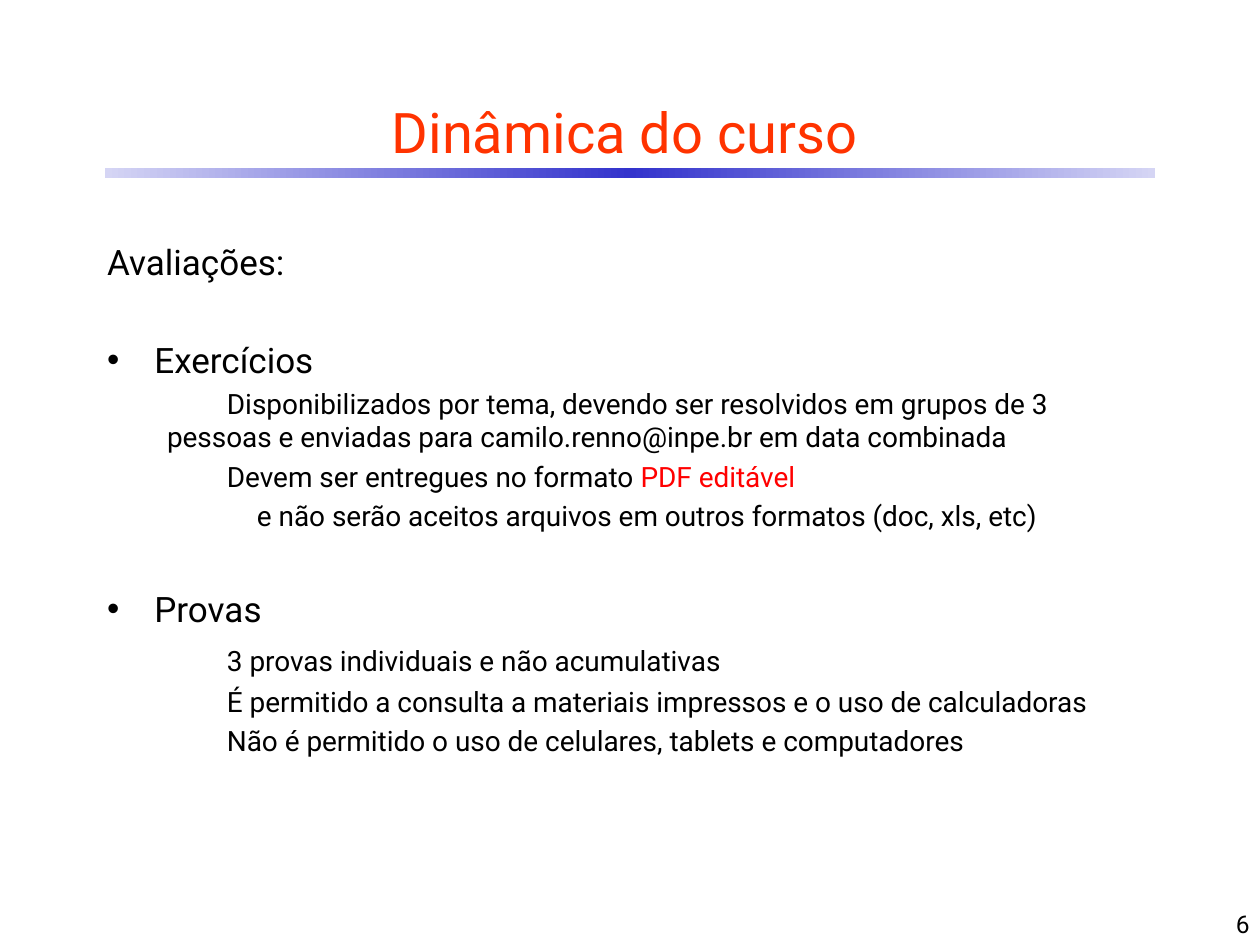
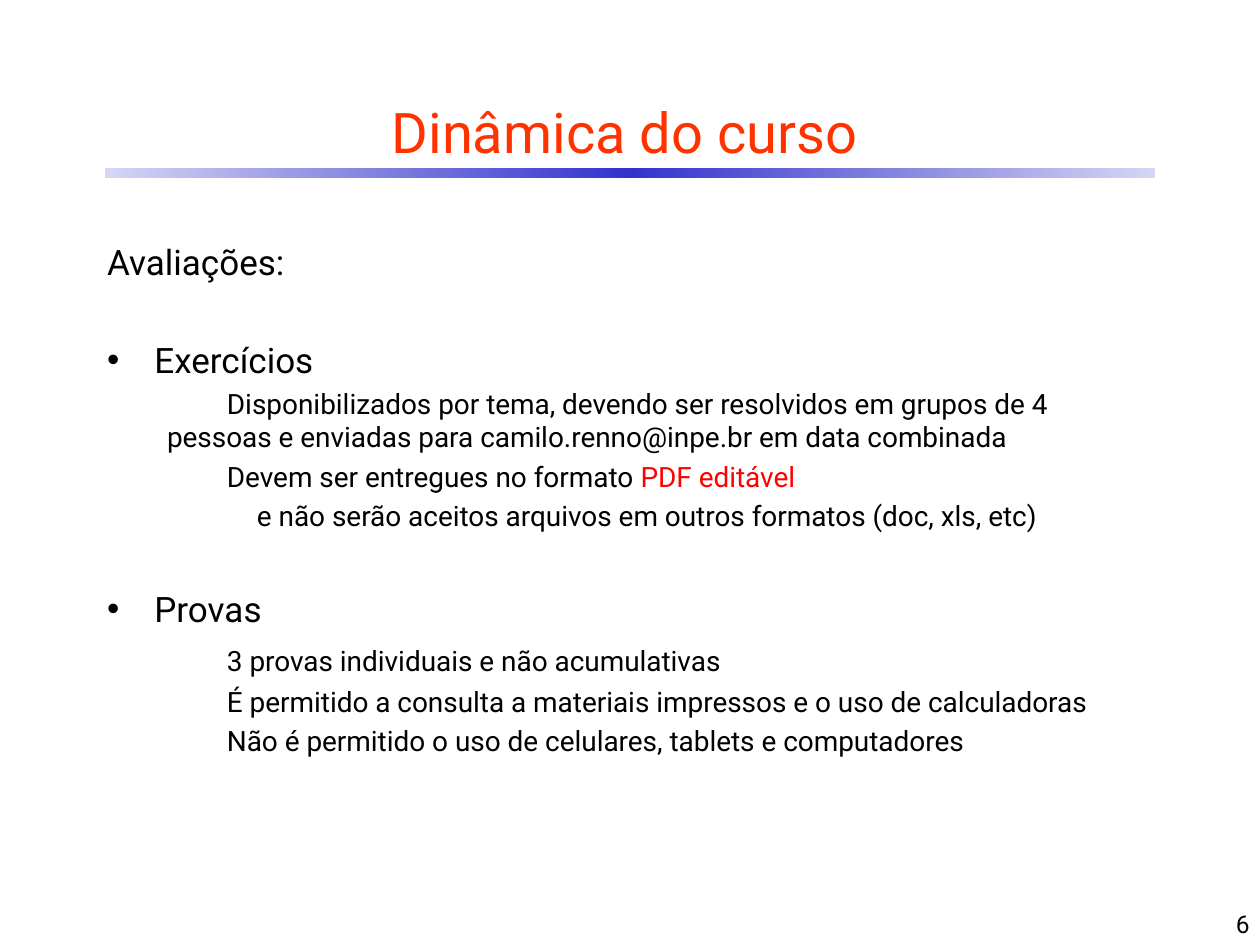
Before and after one commit to CDRenno/Estatistica, a slide deck: slide 6 of ppt/00Apres.pptx. Drawn at 1260x945 pixels with LibreOffice and Linux fonts; fonts in the diff are those of the drawing. Boxes give left, top, right and bottom in pixels: in the first picture for what was removed or moved away, otherwise in the second. Text is boxed around its words. In the diff, an @@ line names an element or a change of style, - is before the commit and + after.

```diff
--- a/ppt/00Apres.pptx
+++ b/ppt/00Apres.pptx
@@ text at bbox=[167, 393, 1048, 454]: text changed @@
-Disponibilizados por tema, devendo ser resolvidos em grupos de 3 pessoas e enviadas para camilo.renno@inpe.br em data combinada
+Disponibilizados por tema, devendo ser resolvidos em grupos de 4 pessoas e enviadas para camilo.renno@inpe.br em data combinada
```
Also in this commit, not shown: 4 other slides changed, 1 slide added, 1 other file.
